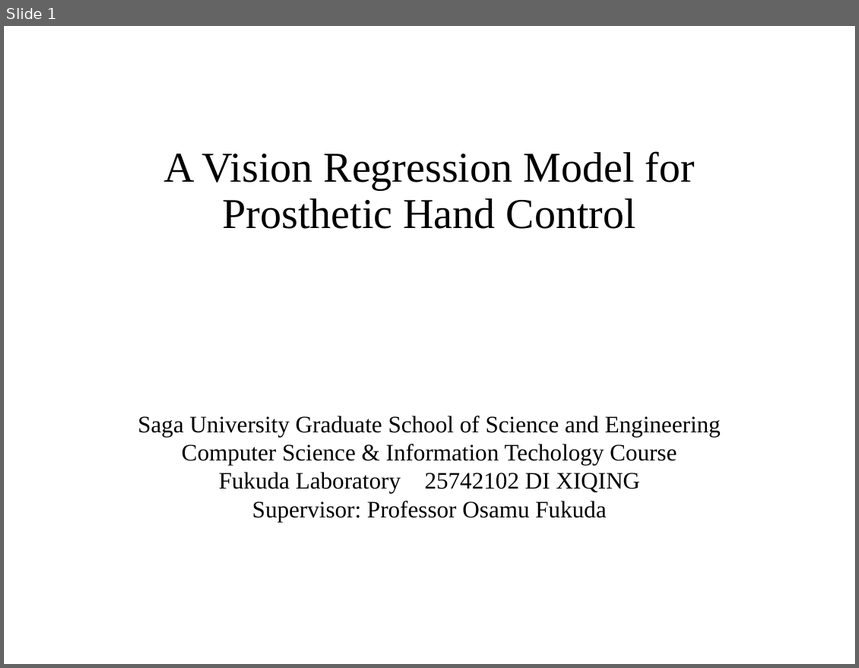
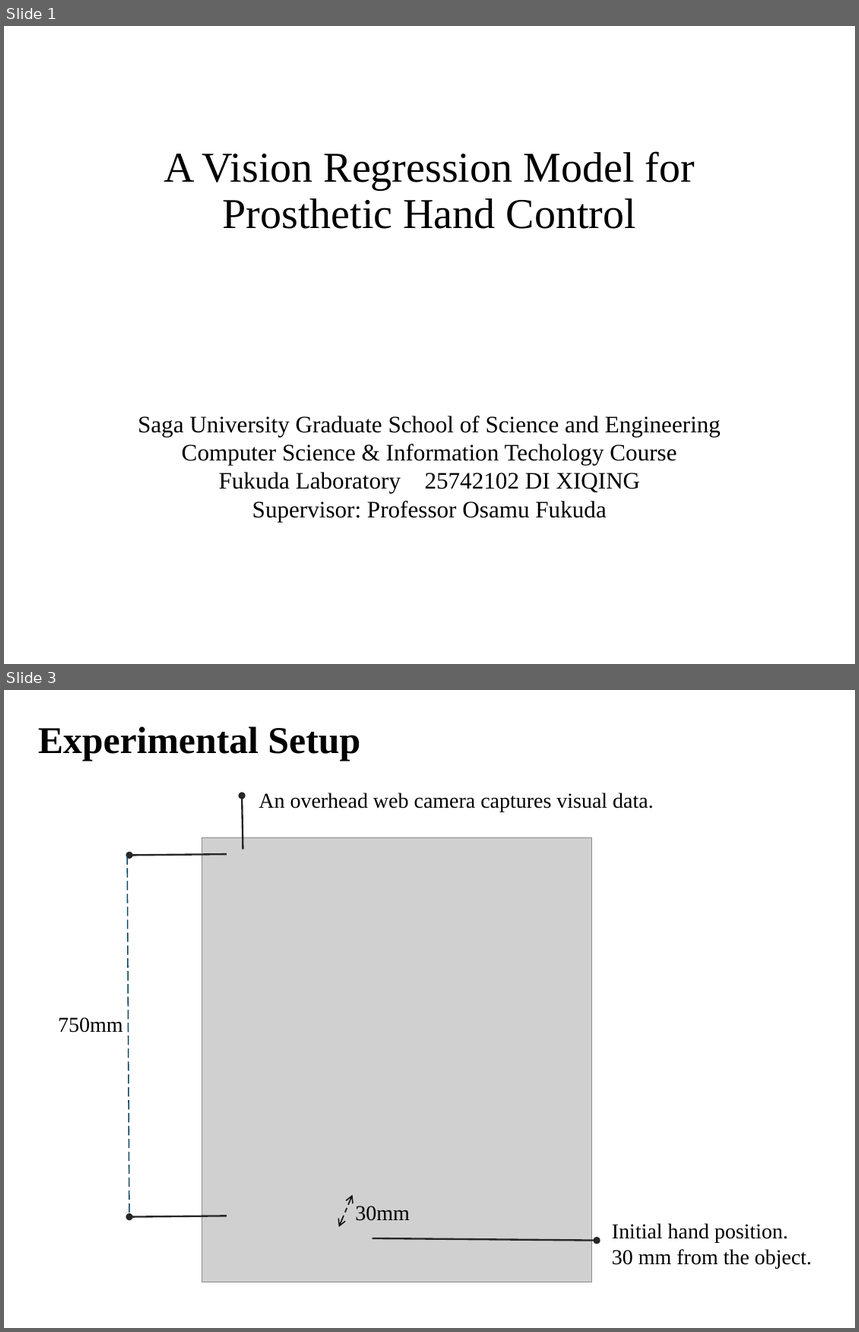
Before and after one commit to DiXiQing/Multimodal_Imitation_Learning, a slide deck: Zemi/2026-10-28-Di.pptx. Shown one above the other, each under a label of ours: slide 1 before the commit, slides 1 and 3 after it; the slides between them are not shown. The pictures are 859x668 and 859x1332 pixels, drawn with LibreOffice and Linux fonts; fonts in the diff are those of the drawing; grey boxes stand for pictures. Boxes give left, top, right and bottom in pixels: in the first picture for what was removed or moved away, otherwise in the second. Text is boxed around its words. In the diff, an @@ line names an element or a change of style, - is before the commit and + after.

```diff
--- a/Zemi/2026-10-28-Di.pptx
+++ b/Zemi/2026-10-28-Di.pptx
@@ slide 3 added at bbox=[4, 690, 855, 1328], background #FFFFFF @@
@@ text added at bbox=[38, 726, 360, 761], 32 pt, text #000000, bold @@
+Experimental Setup
@@ group added at bbox=[58, 793, 812, 1283]: 5 freeform shapes, 4 texts, 1 picture, 1 double arrow @@
+750mm
+An overhead web camera captures visual data.
+Initial hand position.
+30 mm from the object.
+30mm
```
Also in this commit, not shown: 4 slides changed, 8 other slides added, 12 slides removed, 49 other files.
